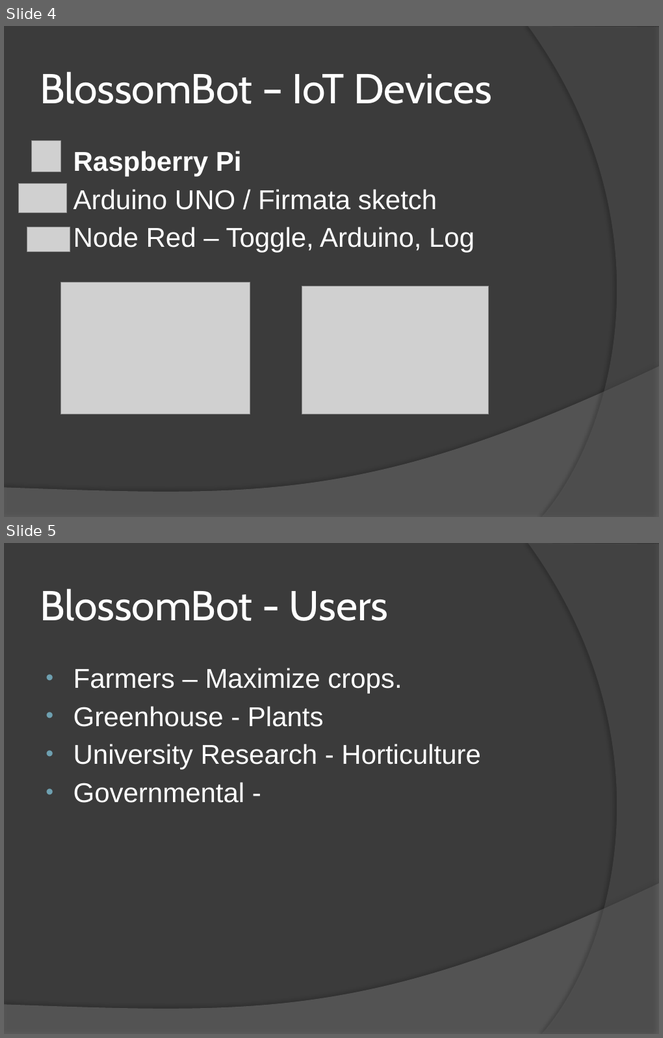
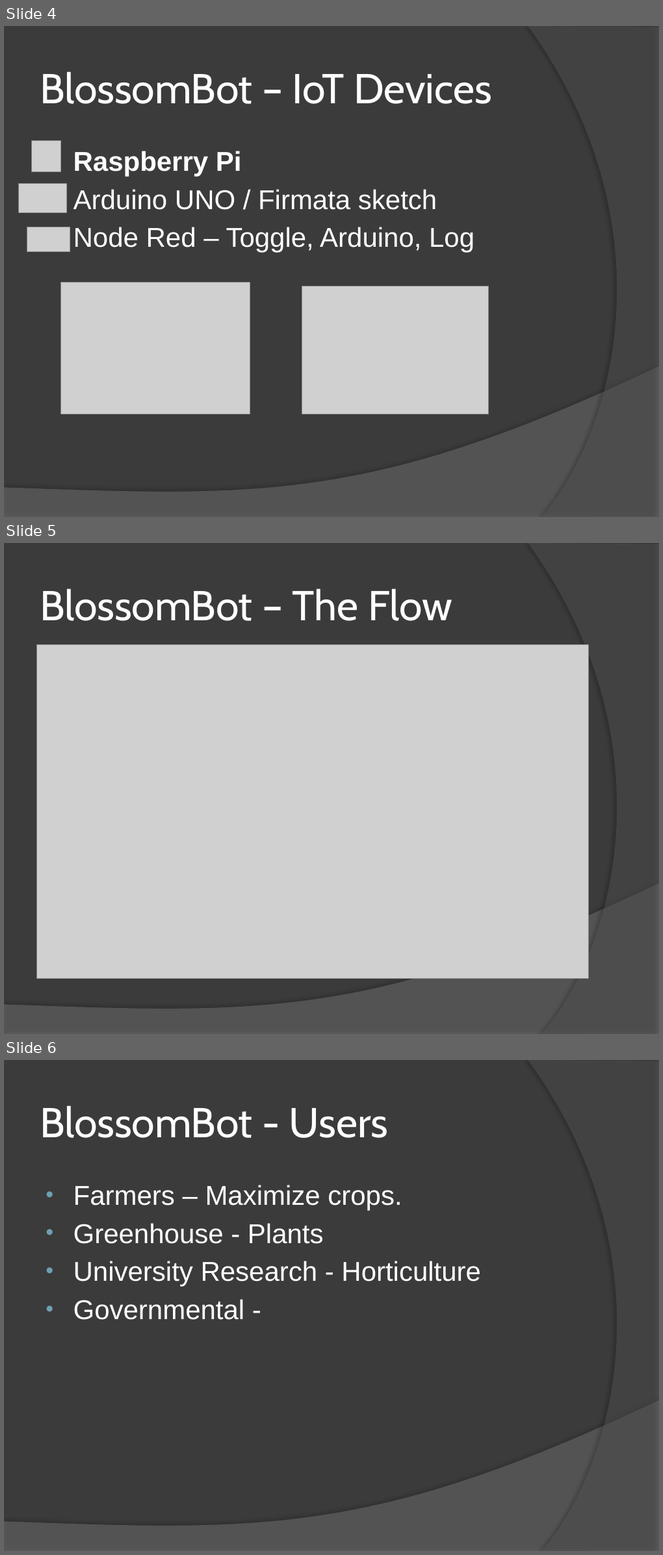
Before and after one commit to cliffconklin/ConklinBluemixDec, a slide deck: BlossomBot.pptx. Shown one above the other, each under a label of ours: slides 4 and 5 before the commit, slides 4, 5 and 6 after it. The pictures are 663x1038 and 663x1555 pixels, drawn with LibreOffice and Linux fonts; fonts in the diff are those of the drawing; grey boxes stand for pictures. Boxes give left, top, right and bottom in pixels: in the first picture for what was removed or moved away, otherwise in the second. Text is boxed around its words. In the diff, an @@ line names an element or a change of style, - is before the commit and + after.

Commit message:
Added Flow Diagram
Added screen shot of node red flow.

```diff
--- a/BlossomBot.pptx
+++ b/BlossomBot.pptx
@@ slide 5 added at (x1=4, y1=543, x2=659, y2=1034), background #3B3B3B; not listed: 2 template elements that a slide beside it also shows @@
@@ title added at (x1=40, y1=589, x2=452, y2=621), 46 pt, text #FFFFFF @@
+BlossomBot – The Flow
@@ picture added at (x1=36, y1=644, x2=588, y2=979) @@
@@ what was slide 5 is now slide 6 @@
```
